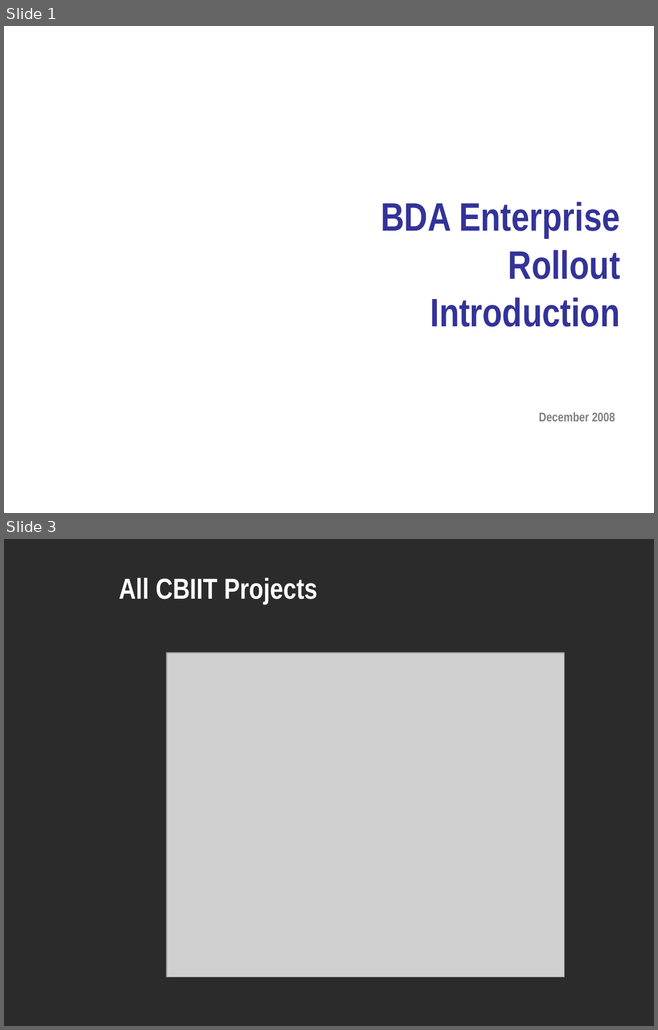
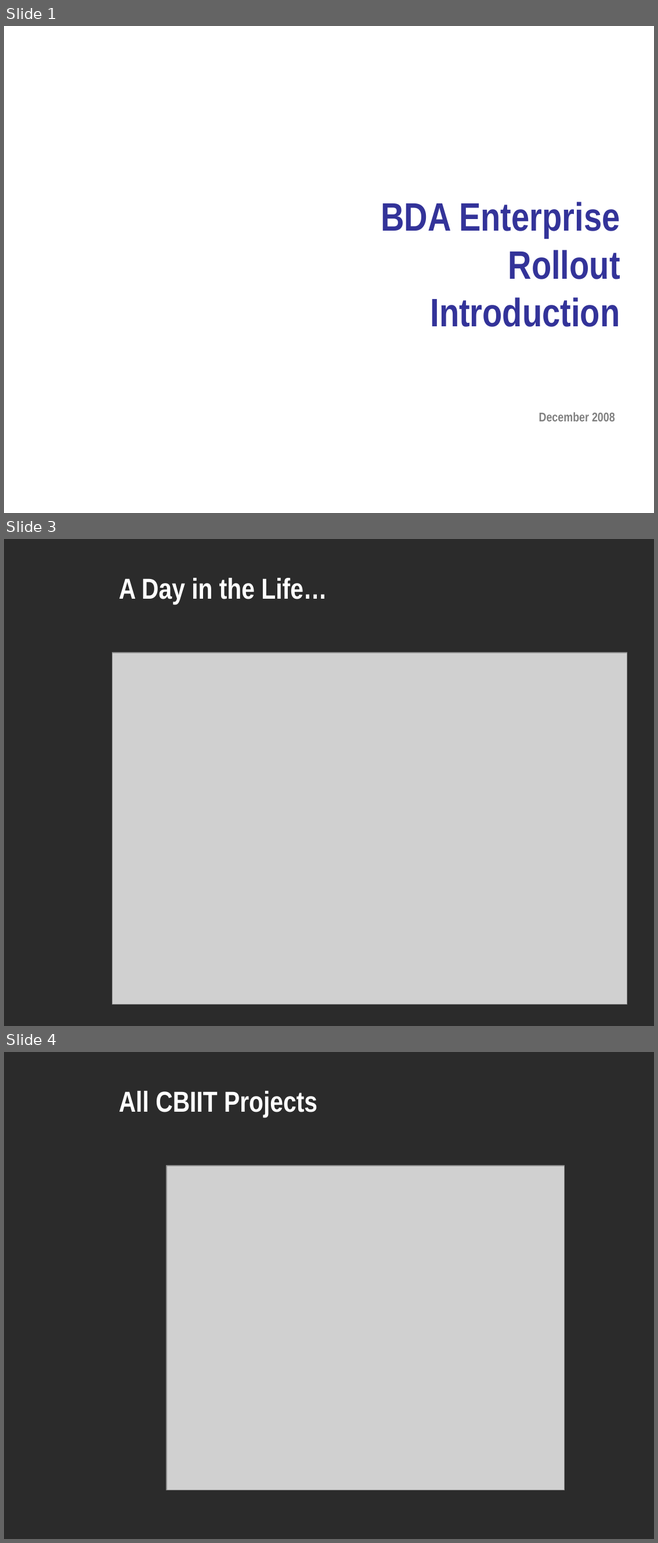
Before and after one commit to NCIP/automation, a slide deck: docs/roadmap/bda-rollout-121708.ppt. Shown one above the other, each under a label of ours: slides 1 and 3 before the commit, slides 1, 3 and 4 after it; the slides between them are not shown. The pictures are 658x1030 and 658x1543 pixels, drawn with LibreOffice and Linux fonts; fonts in the diff are those of the drawing; grey boxes stand for pictures; background and template pictures are left out; a plain dark background stands for a picture behind light text. Boxes give left, top, right and bottom in pixels: in the first picture for what was removed or moved away, otherwise in the second. Text is boxed around its words. In the diff, an @@ line names an element or a change of style, - is before the commit and + after.

```diff
--- a/docs/roadmap/bda-rollout-121708.ppt
+++ b/docs/roadmap/bda-rollout-121708.ppt
@@ slide 3 added at [4,539,654,1026], background picture (left out) @@
@@ title added at [119,578,326,605], 32 pt, text #FFFFFF, bold @@
+A Day in the Life…
@@ picture added at [112,653,627,1005] @@
@@ what was slide 3 is now slide 4 @@
```
Also in this commit, not shown: 2 slides changed.
